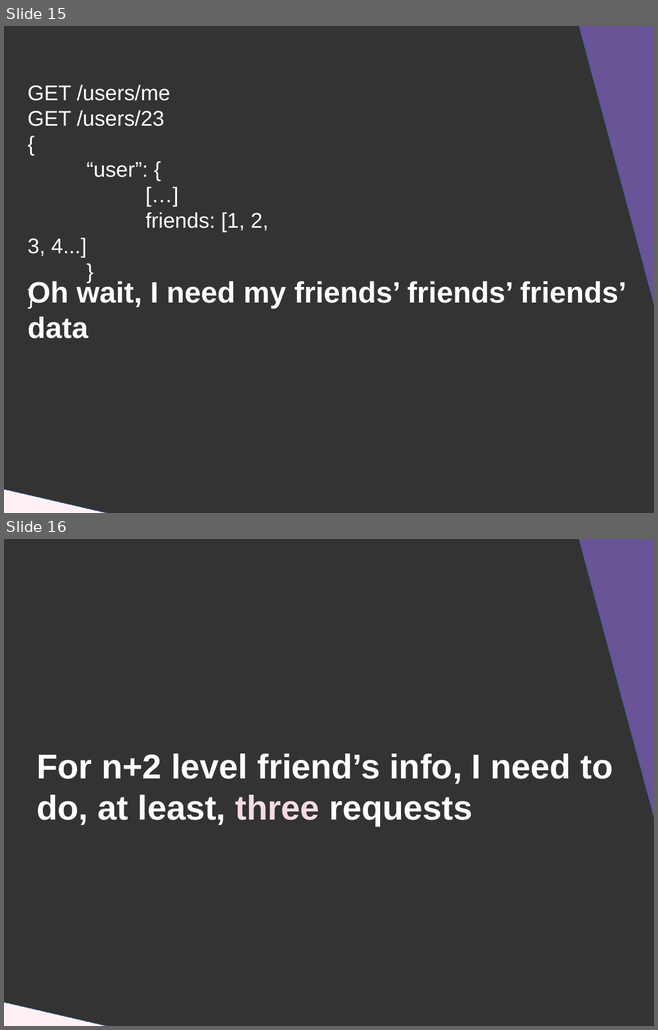
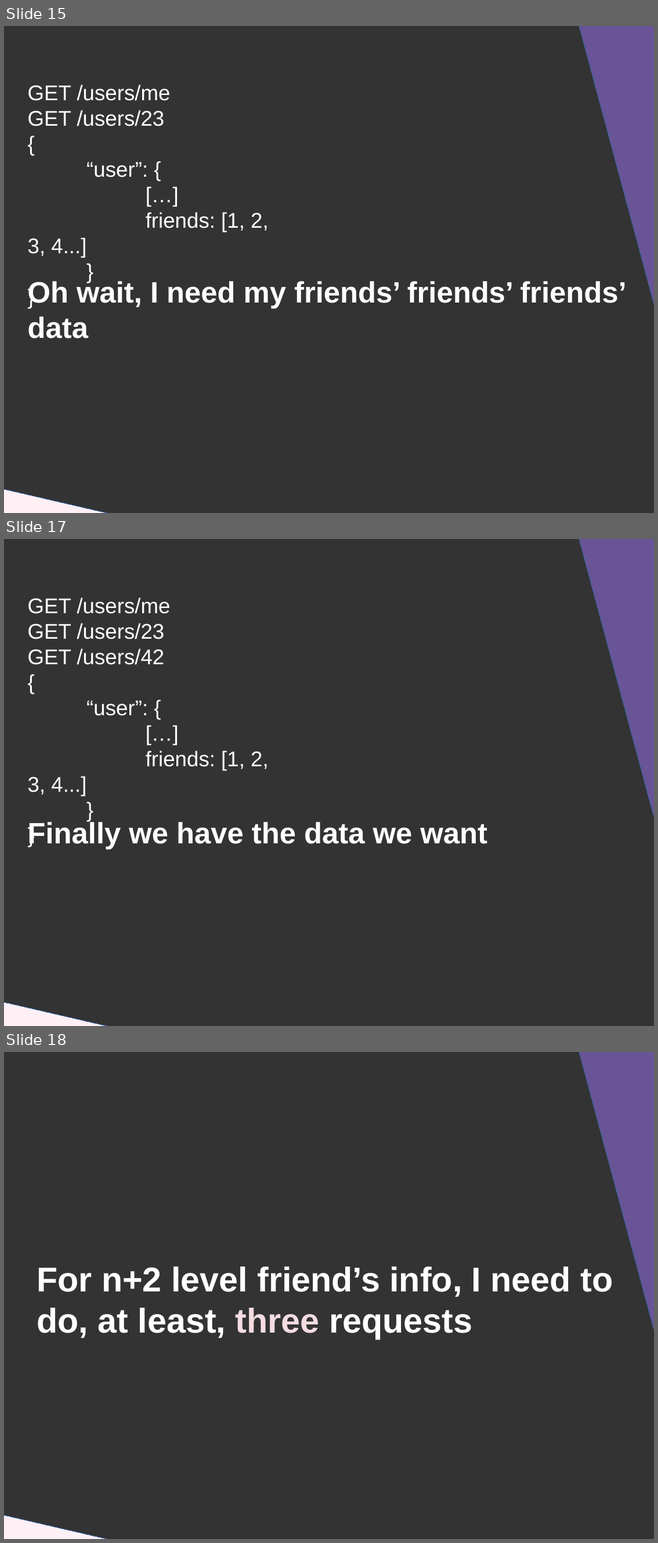
Before and after one commit to DanYellow/presentations, a slide deck: graphql/presentation.odp. Shown one above the other, each under a label of ours: slides 15 and 16 before the commit, slides 15, 17 and 18 after it; the slides between them are not shown. The pictures are 658x1030 and 658x1543 pixels, drawn with LibreOffice and Linux fonts; fonts in the diff are those of the drawing. Boxes give left, top, right and bottom in pixels: in the first picture for what was removed or moved away, otherwise in the second. Text is boxed around its words. In the diff, an @@ line names an element or a change of style, - is before the commit and + after.

```diff
--- a/graphql/presentation.odp
+++ b/graphql/presentation.odp
@@ slide 17 added at [4, 539, 654, 1026], background #333333 @@
@@ right triangle added at [568, 539, 654, 834], fill #685496, outline #3465A4 0 pt @@
@@ title added at [28, 598, 268, 796], 26 pt, text #FFFFFF @@
+GET /users/me
+GET /users/23
+GET /users/42
+{
+“user”: {
+[…]
+friends: [1, 2, 3, 4...]
+}
+}
@@ title added at [28, 820, 487, 850], 36 pt, text #FFFFFF, bold @@
+Finally we have the data we want
@@ right triangle added at [4, 993, 369, 1026], fill #FFF0F5, outline #3465A4 0 pt @@
@@ what was slide 16 is now slide 18 @@
```
Also in this commit, not shown: 4 slides changed, 1 other slide added, 8 other files.
